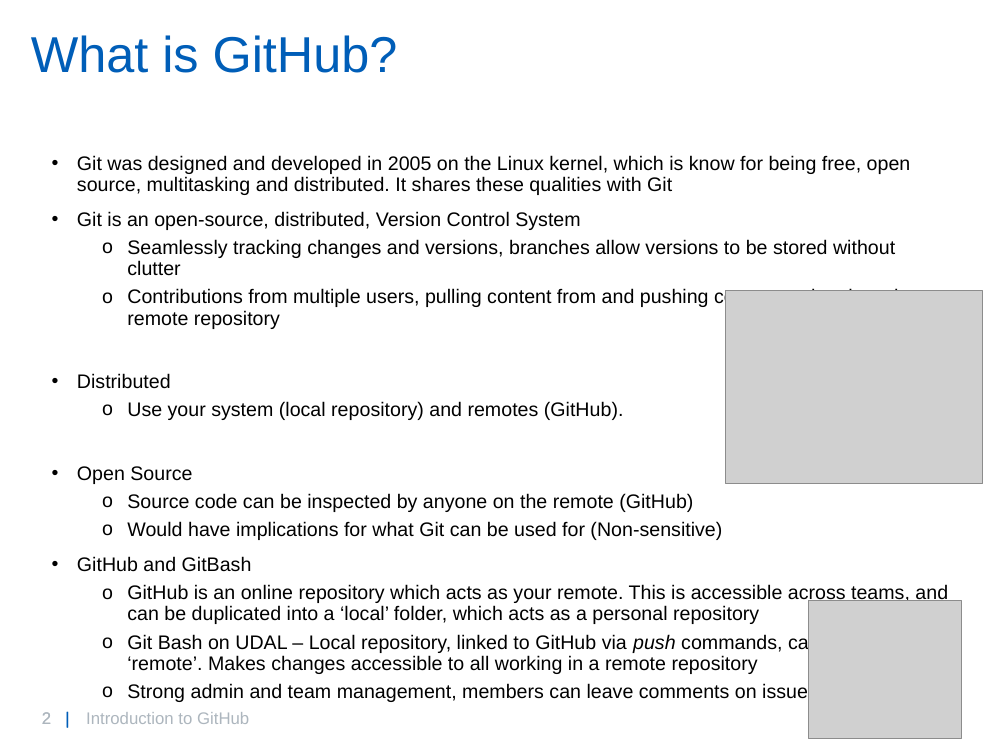
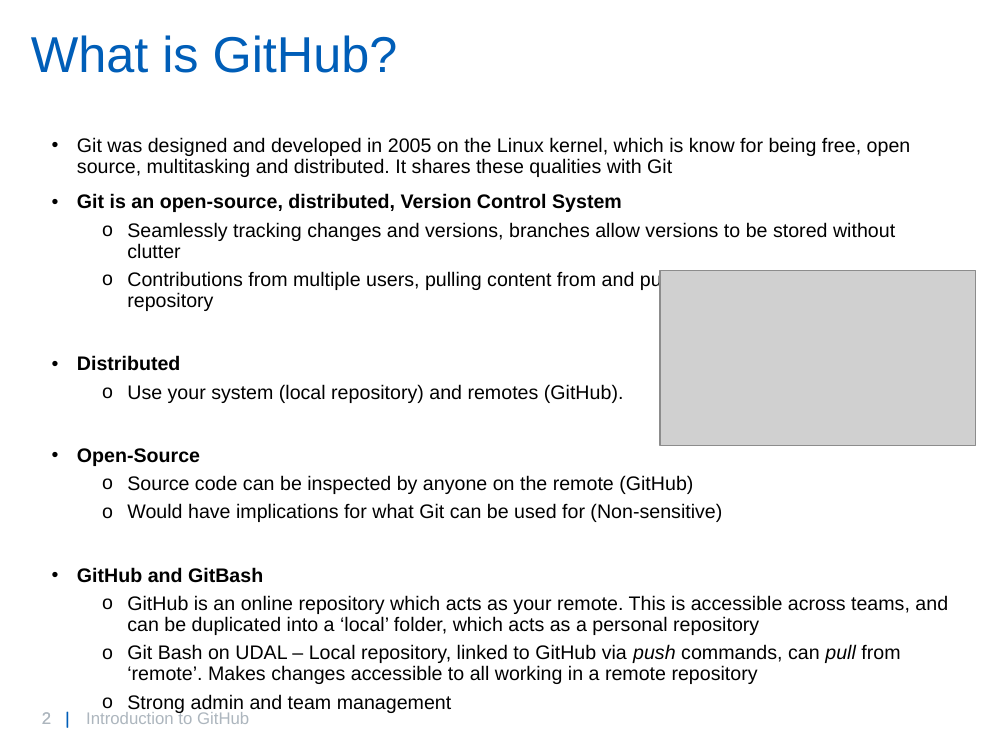
Before and after one commit to willbrooks2/Git_Introduction, a slide deck: slide 2 of GitIntro.pptx. Drawn at 1008x756 pixels with LibreOffice and Linux fonts; fonts in the diff are those of the drawing; grey boxes stand for pictures; background and template pictures are left out. Boxes give left, top, right and bottom in pixels: in the first picture for what was removed or moved away, otherwise in the second. Text is boxed around its words. In the diff, an @@ line names an element or a change of style, - is before the commit and + after.

```diff
--- a/GitIntro.pptx
+++ b/GitIntro.pptx
@@ text "Git was designed and developed ...": place and size @@
-text "Git was designed and developed ..." at [77, 155, 948, 703]
+text "Git was designed and developed ..." at [77, 137, 948, 713]
@@ text at [77, 193, 622, 583]: bold on in "Git is an open-source, distributed, Version Control ...", "Distributed", "GitHub and GitBash" @@
@@ text at [127, 269, 899, 311]: text changed @@
-  o Contributions from multiple users, pulling content from and pushing content to the shared remote repository
+  o Contributions from multiple users, pulling content from and pushing content to the remote repository
@@ picture: place and size @@
-picture at [726, 291, 983, 484]
+picture at [660, 270, 976, 446]
@@ text at [77, 448, 200, 466]: text changed; bold on @@
-• Open Source
+• Open-Source
@@ picture removed at [809, 601, 962, 739] @@
@@ text at [127, 694, 452, 713]: text changed @@
-  o Strong admin and team management, members can leave comments on issues
+  o Strong admin and team management
```
Also in this commit, not shown: 6 other slides changed, 1 other file.
